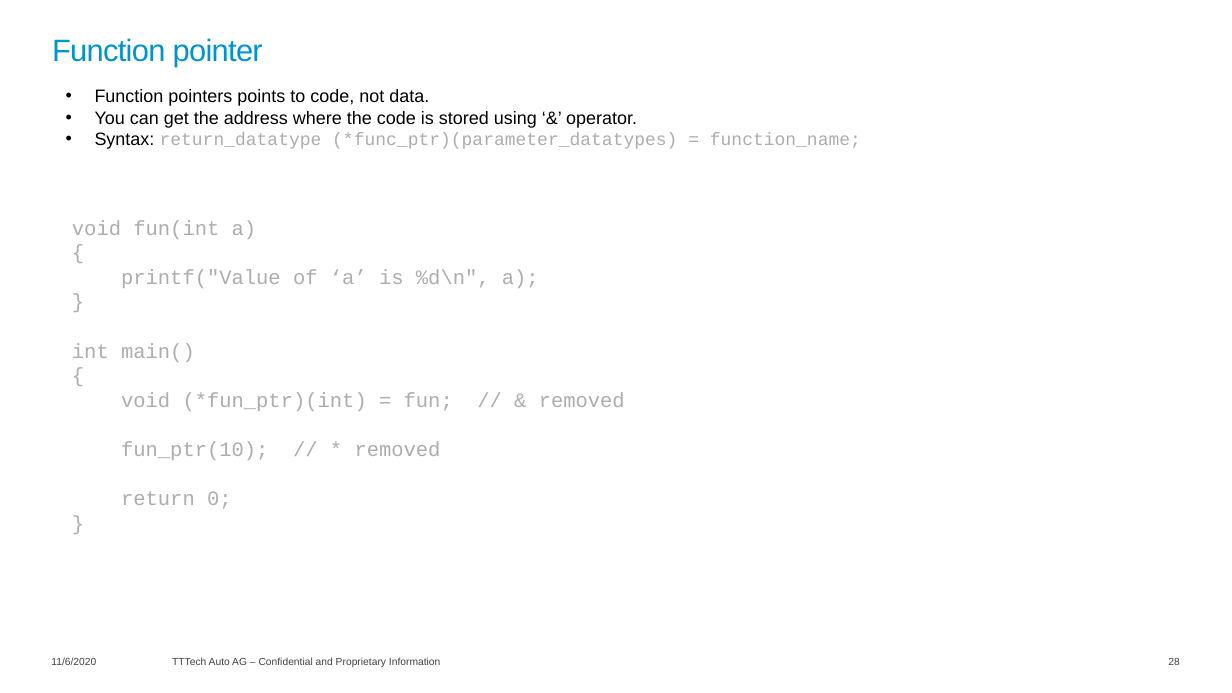
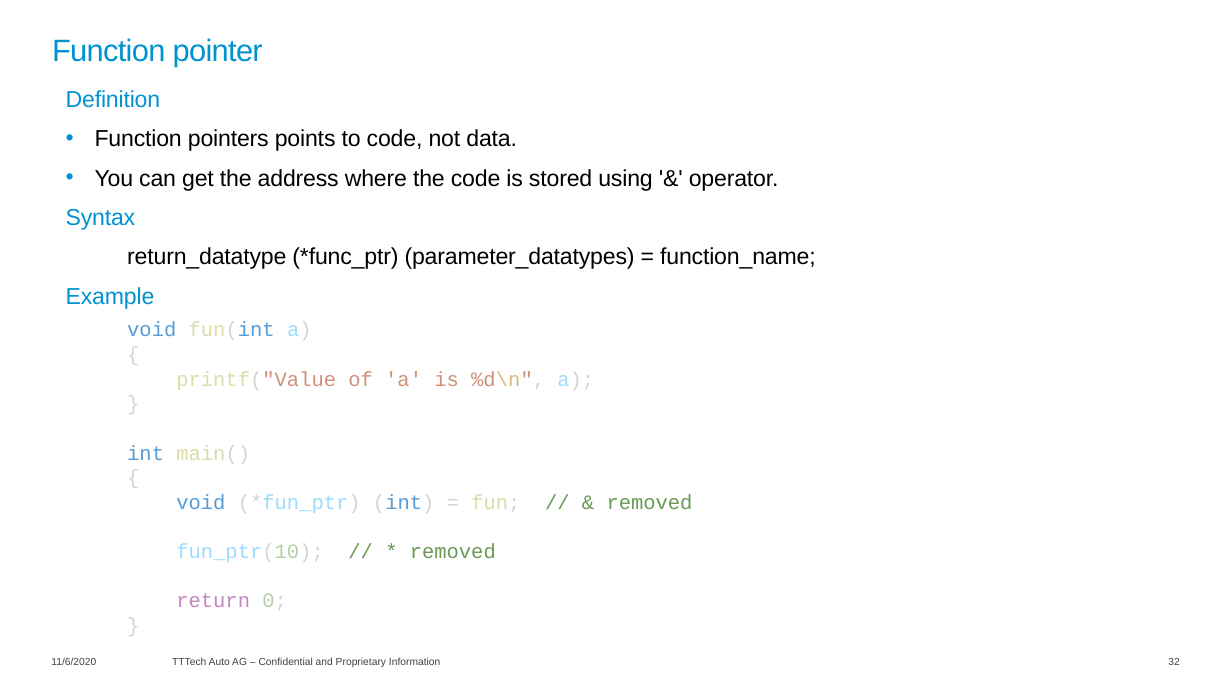
Before and after one commit to lucianotttech/C_Training, a slide deck: slide 32 of 01-Theory material/C_Training.pptx (slide 28 before the commit). Drawn at 1232x693 pixels with LibreOffice and Linux fonts; fonts in the diff are those of the drawing; background and template pictures are left out. Boxes give left, top, right and bottom in pixels: in the first picture for what was removed or moved away, otherwise in the second. Text is boxed around its words. In the diff, an @@ line names an element or a change of style, - is before the commit and + after.

Commit message:
Format the slides, improve example 17, and add new code files contained in the slides

```diff
--- a/01-Theory material/C_Training.pptx
+++ b/01-Theory material/C_Training.pptx
@@ text at [66,90,161,108]: paragraph added @@
+Definition
@@ text at [95,129,517,151]: size 14 to 18 pt, letter spacing 0 to -0.1 pt in "Function pointers points to code, not data."; more space between paragraphs @@
@@ text at [66,169,816,609]: text changed; size 14 to 18 pt @@
-• You can get the address where the code is stored using ‘&’ operator.
-• Syntax: return_datatype (*func_ptr)(parameter_datatypes) = function_name;
+• You can get the address where the code is stored using '&' operator.
+Syntax
+  return_datatype (*func_ptr) (parameter_datatypes) = function_name;
+Example
+  void fun(int a)
+  {
+  printf("Value of 'a' is %d\n", a);
+  }
+  int main()
+  {
+  void (*fun_ptr) (int) = fun; // & removed
+  fun_ptr(10); // * removed
+  return 0;
+  }
@@ text removed at [72,220,625,509] @@
-void fun(int a)
-{
-printf("Value of ‘a’ is %d\n", a);
-}
-int main()
-{
-void (*fun_ptr)(int) = fun; // & removed
-fun_ptr(10); // * removed
-return 0;
-}
@@ page number at [1168,658,1179,665]: text changed @@
-28
+32
```
Also in this commit, not shown: 40 other slides changed, 5 slides added, 6 other files.
